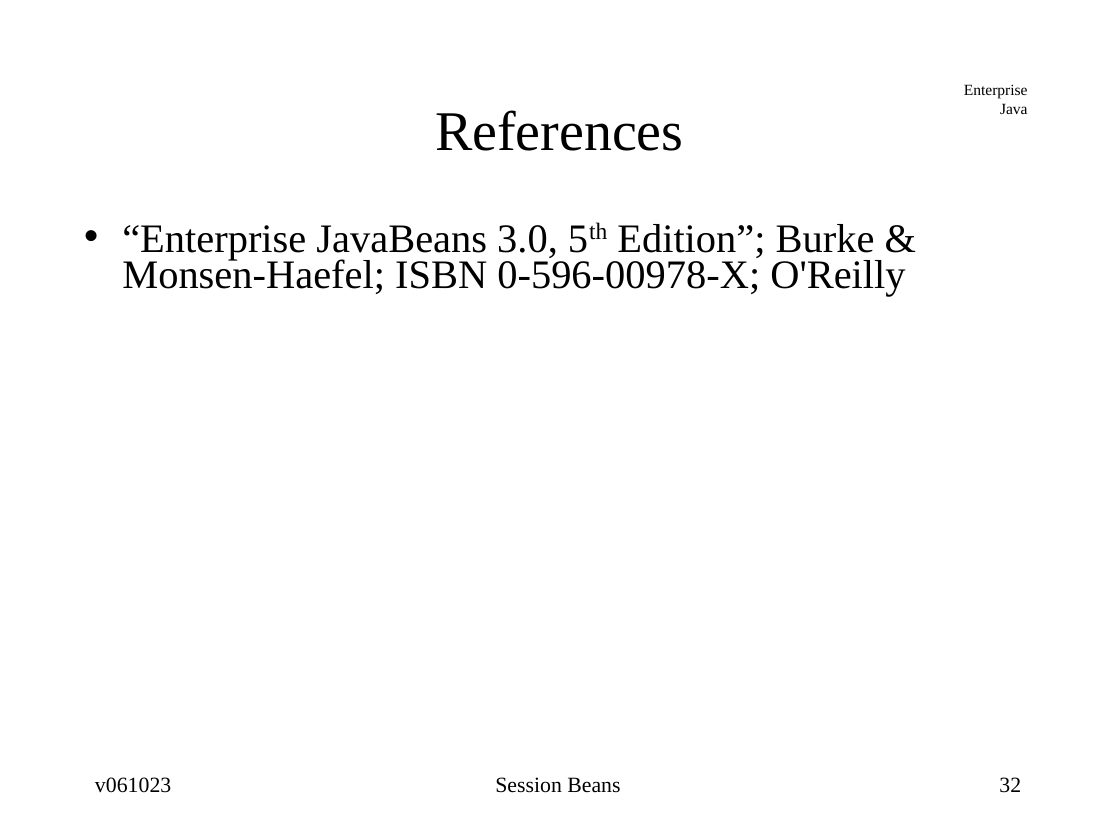
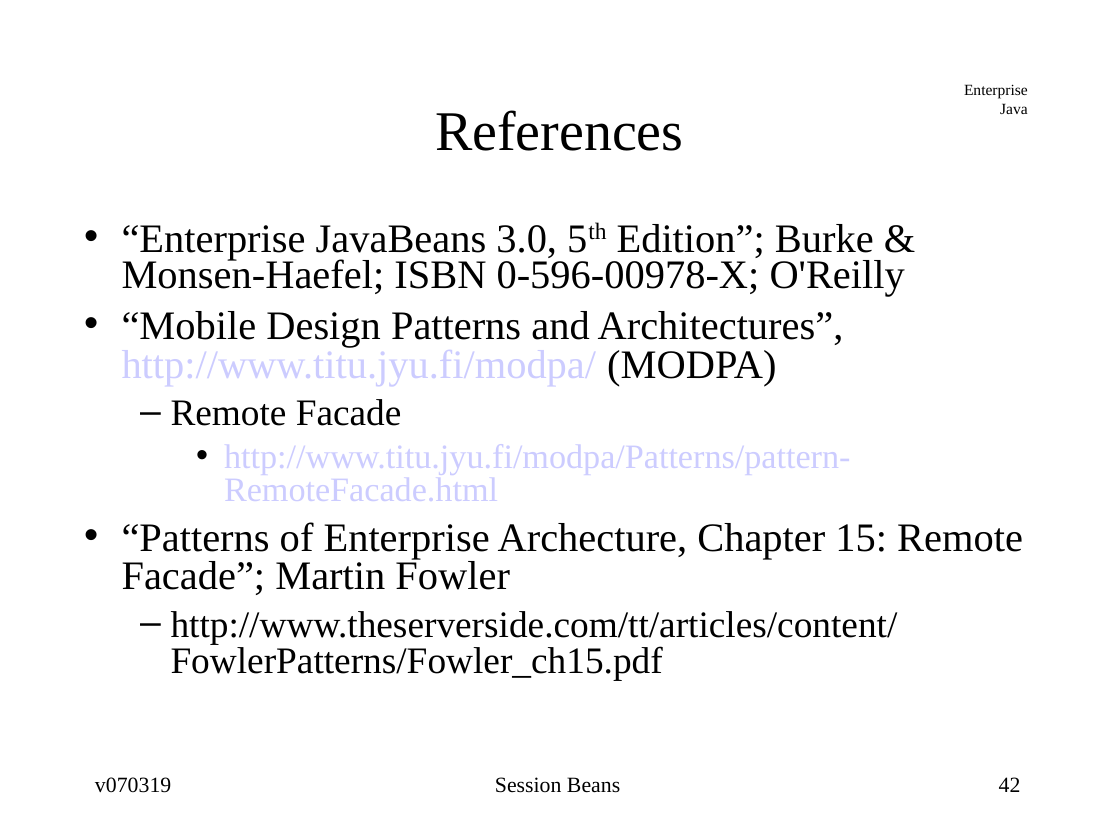
Before and after one commit to jcstaff/ejava-javaee, a slide deck: slide 42 of ejbsessionBank/src/site/resources/lectures/ejbSession.ppt (slide 32 before the commit). Drawn at 1120x840 pixels with LibreOffice and Linux fonts; fonts in the diff are those of the drawing. Boxes give left, top, right and bottom in pixels: in the first picture for what was removed or moved away, otherwise in the second. Text is boxed around its words. In the diff, an @@ line names an element or a change of style, - is before the commit and + after.

```diff
--- a/ejbsessionBank/src/site/resources/lectures/ejbSession.ppt
+++ b/ejbsessionBank/src/site/resources/lectures/ejbSession.ppt
@@ text at bbox=[122, 311, 1023, 680]: paragraphs added @@
+• “Mobile Design Patterns and Architectures”, http://www.titu.jyu.fi/modpa/ (MODPA)
+  – Remote Facade
+    • http://www.titu.jyu.fi/modpa/Patterns/pattern-RemoteFacade.html
+• “Patterns of Enterprise Archecture, Chapter 15: Remote Facade”; Martin Fowler
+  – http://www.theserverside.com/tt/articles/content/FowlerPatterns/Fowler_ch15.pdf
@@ text at bbox=[95, 777, 171, 793]: text changed @@
-v061023
+v070319
@@ page number at bbox=[999, 777, 1021, 792]: text changed @@
-32
+42
```
Also in this commit, not shown: 28 other slides changed, 12 slides added, 2 slides removed, 31 other files.
